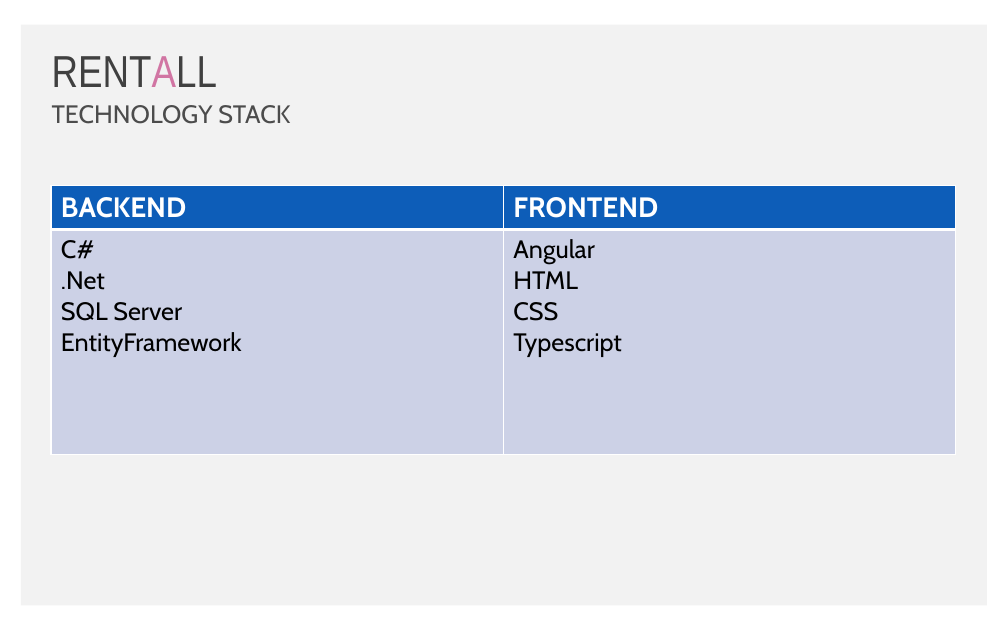
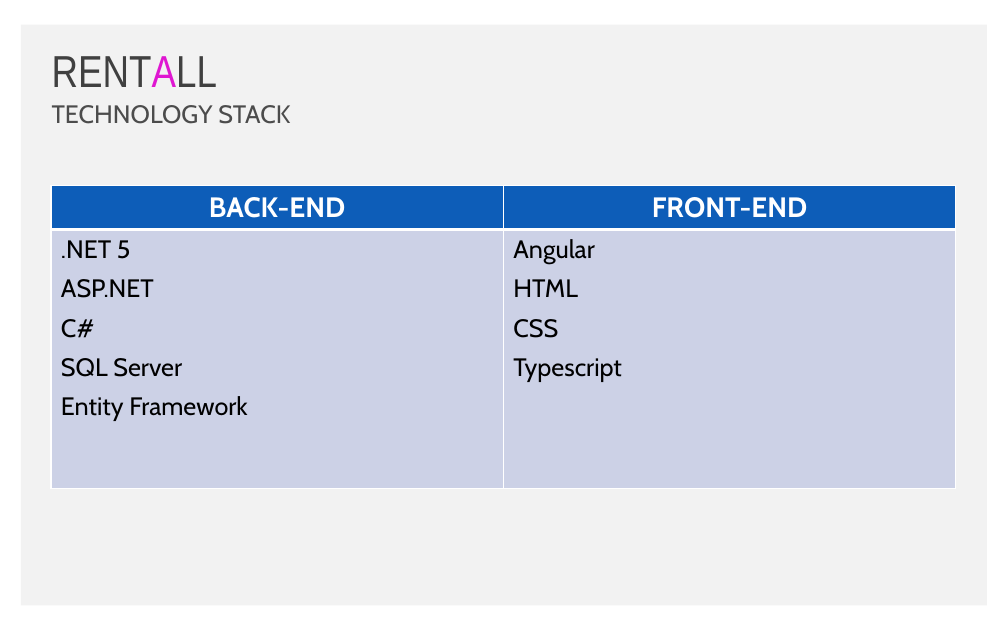
Before and after one commit to roxanamustata/RentAll, a slide deck: slide 3 of Documentation/RentallPresentation.pptx. Drawn at 1008x630 pixels with LibreOffice and Linux fonts; fonts in the diff are those of the drawing; background and template pictures are left out. Boxes give left, top, right and bottom in pixels: in the first picture for what was removed or moved away, otherwise in the second. Text is boxed around its words. In the diff, an @@ line names an element or a change of style, - is before the commit and + after.

```diff
--- a/Documentation/RentallPresentation.pptx
+++ b/Documentation/RentallPresentation.pptx
@@ text "RENTALL" at [52, 56, 217, 87]: text colour #D175A3 to #DF17D1 in "RENTALL" @@
@@ table at [51, 185, 957, 485] @@
-row 1, column 1: BACKEND
+row 1, column 1: BACK-END
-row 1, column 2: FRONTEND
+row 1, column 2: FRONT-END
-row 2, column 1: C# / .Net / SQL Server / EntityFramework
+row 2, column 1: .NET 5 / ASP.NET / C# / SQL Server / Entity Framework
@@ more space between paragraphs @@
```
Also in this commit, not shown: 3 other slides changed, 8 other files.
